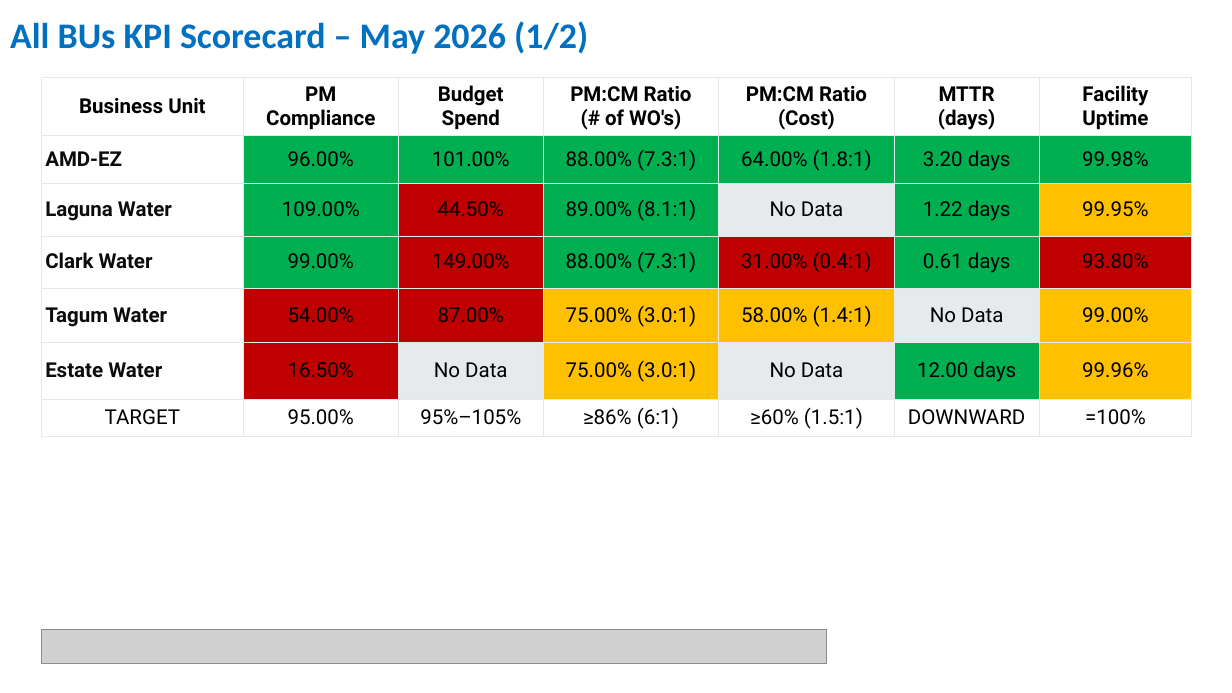
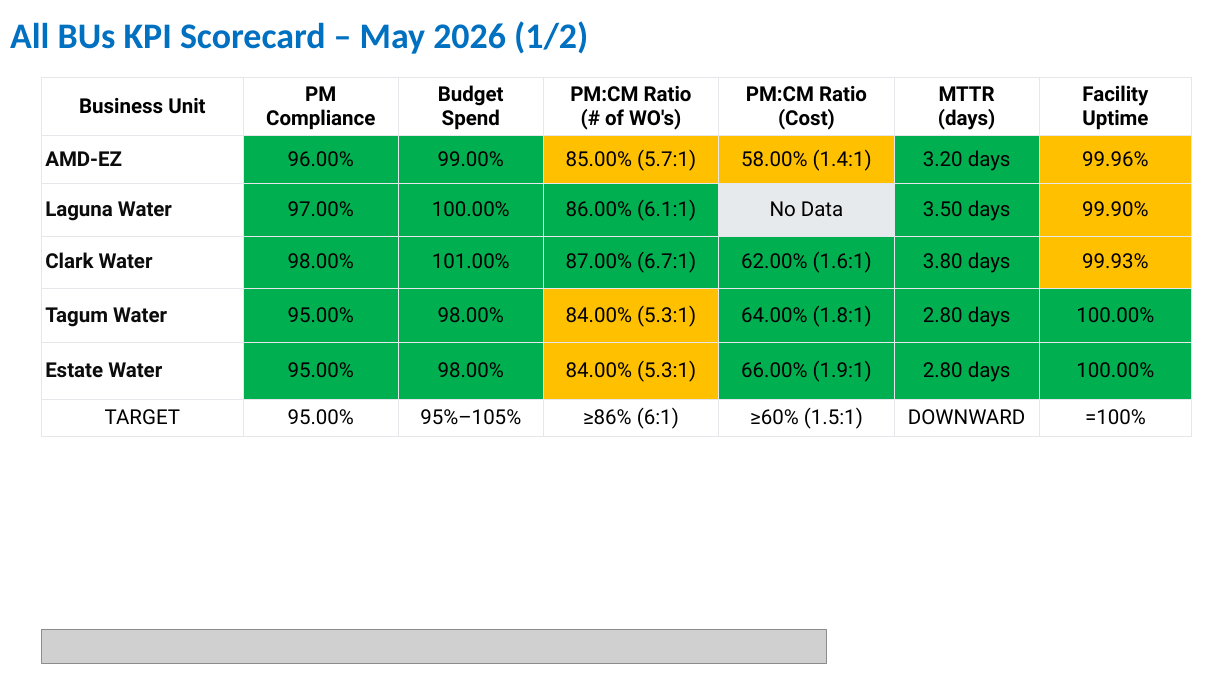
Before and after one commit to estrangender26/odm-dashboard, a slide deck: slide 1 of docs/samples/monthly-kpi-scorecard-portfolio-may-2026.pptx. Drawn at 1232x693 pixels with LibreOffice and Linux fonts; fonts in the diff are those of the drawing; grey boxes stand for pictures. Boxes give left, top, right and bottom in pixels: in the first picture for what was removed or moved away, otherwise in the second. Text is boxed around its words. In the diff, an @@ line names an element or a change of style, - is before the commit and + after.

```diff
--- a/docs/samples/monthly-kpi-scorecard-portfolio-may-2026.pptx
+++ b/docs/samples/monthly-kpi-scorecard-portfolio-may-2026.pptx
@@ table at (42,78,1192,436) @@
-row 2: AMD-EZ | 96.00% | 101.00% | 88.00% (7.3:1) | 64.00% (1.8:1) | 3.20 days | 99.98%
+row 2: AMD-EZ | 96.00% | 99.00% | 85.00% (5.7:1) | 58.00% (1.4:1) | 3.20 days | 99.96%
-row 3: Laguna Water | 109.00% | 44.50% | 89.00% (8.1:1) | No Data | 1.22 days | 99.95%
+row 3: Laguna Water | 97.00% | 100.00% | 86.00% (6.1:1) | No Data | 3.50 days | 99.90%
-row 4: Clark Water | 99.00% | 149.00% | 88.00% (7.3:1) | 31.00% (0.4:1) | 0.61 days | 93.80%
+row 4: Clark Water | 98.00% | 101.00% | 87.00% (6.7:1) | 62.00% (1.6:1) | 3.80 days | 99.93%
-row 5: Tagum Water | 54.00% | 87.00% | 75.00% (3.0:1) | 58.00% (1.4:1) | No Data | 99.00%
+row 5: Tagum Water | 95.00% | 98.00% | 84.00% (5.3:1) | 64.00% (1.8:1) | 2.80 days | 100.00%
-row 6: Estate Water | 16.50% | No Data | 75.00% (3.0:1) | No Data | 12.00 days | 99.96%
+row 6: Estate Water | 95.00% | 98.00% | 84.00% (5.3:1) | 66.00% (1.9:1) | 2.80 days | 100.00%
@@ fill #00B050 to #FFC000 in 3 cells @@
@@ fill #C00000 to #00B050 in 6 cells @@
@@ fill #C00000 to #FFC000 in row 4, column 7 @@
@@ fill #FFC000 to #00B050 in 3 cells @@
@@ fill #E7EAED to #00B050 in 3 cells @@
```
Also in this commit, not shown: 1 other slide changed, 12 other files.
